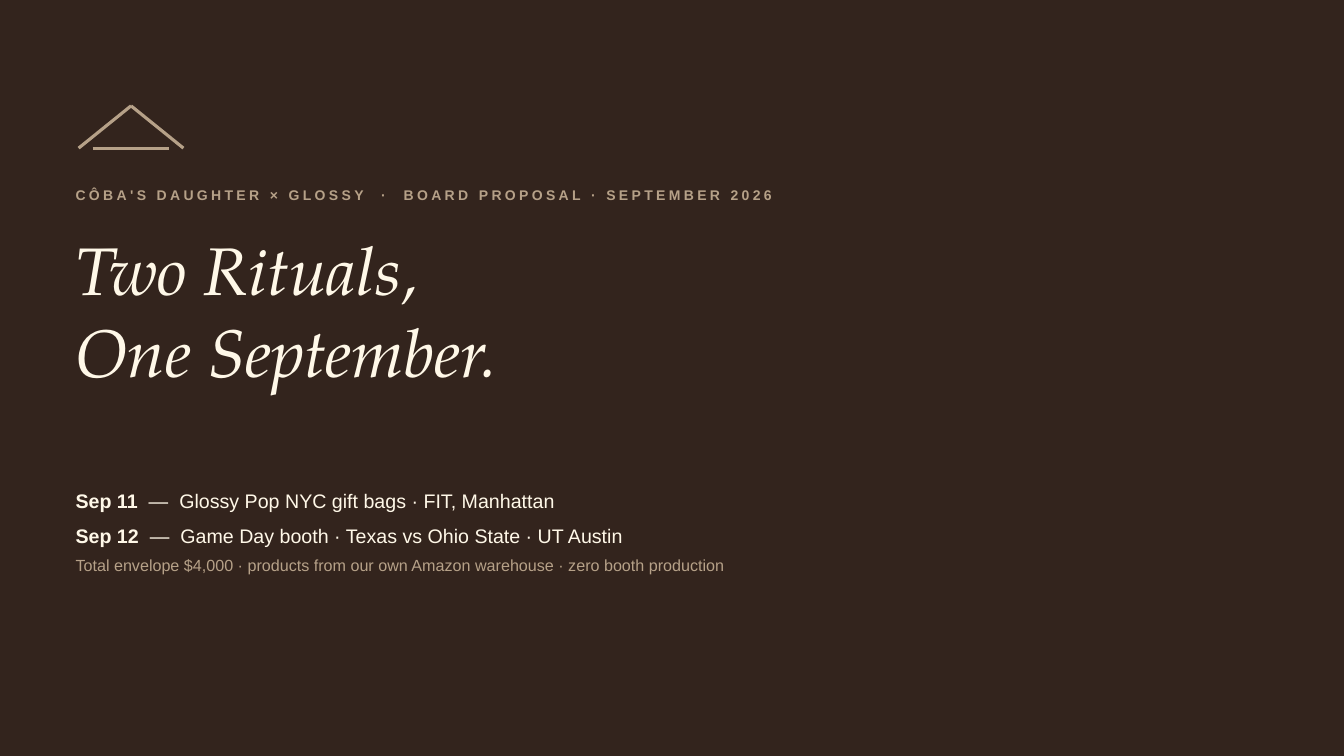
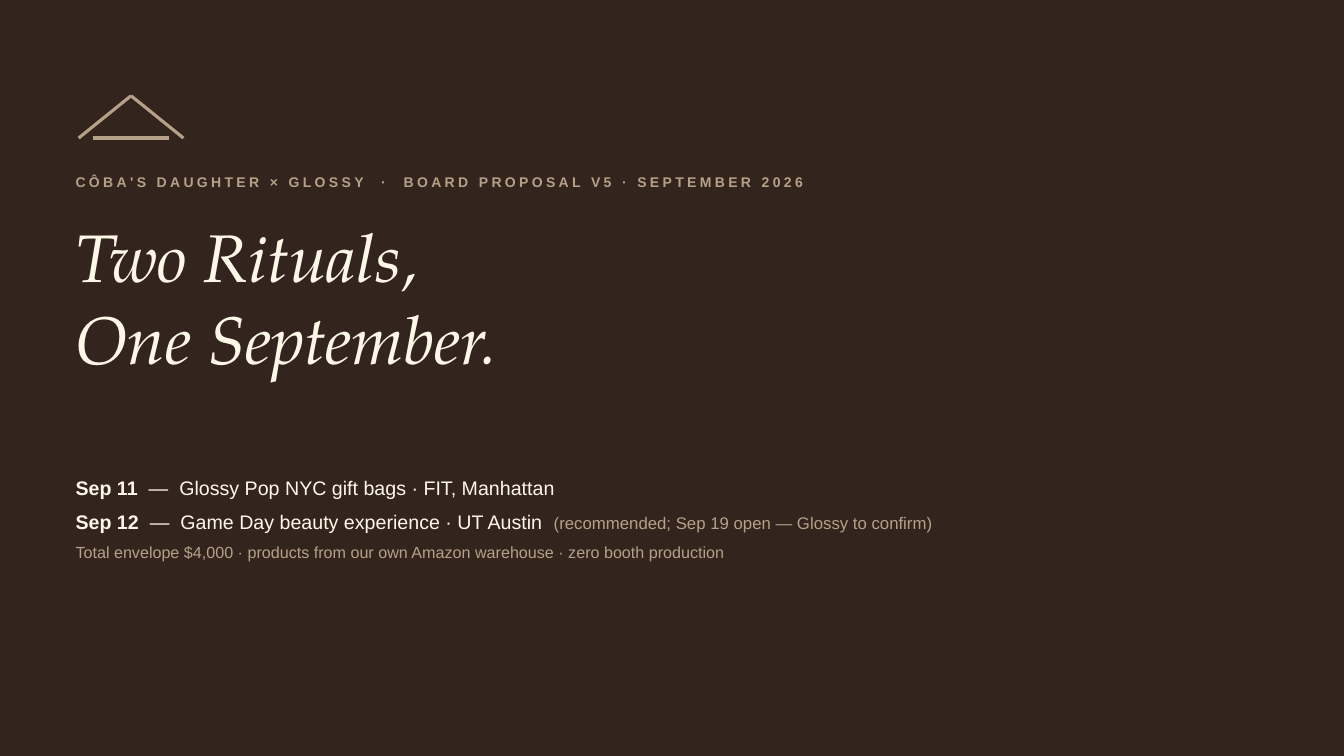
Before and after one commit to melinenguyen/cobasdaughter, a slide deck: slide 1 of glossy-gameday/glossy-september-deck.pptx. Drawn at 1344x756 pixels with LibreOffice and Linux fonts; fonts in the diff are those of the drawing. Boxes give left, top, right and bottom in pixels: in the first picture for what was removed or moved away, otherwise in the second. Text is boxed around its words. In the diff, an @@ line names an element or a change of style, - is before the commit and + after.

```diff
--- a/glossy-gameday/glossy-september-deck.pptx
+++ b/glossy-gameday/glossy-september-deck.pptx
@@ 3 lines: place and size @@
-3 lines at <box>79,106,184,148</box>
+3 lines at <box>79,96,184,138</box>
@@ text at <box>76,176,803,187</box>: text changed @@
-CÔBA'S DAUGHTER × GLOSSY · BOARD PROPOSAL · SEPTEMBER 2026
+CÔBA'S DAUGHTER × GLOSSY · BOARD PROPOSAL V5 · SEPTEMBER 2026
@@ text "Two Rituals,": place and size @@
-text "Two Rituals," at <box>76,246,497,396</box>
+text "Two Rituals," at <box>76,233,497,383</box>
@@ text "Sep 11 — Glossy Pop ...": place and size @@
-text "Sep 11 — Glossy Pop ..." at <box>76,493,724,575</box>
+text "Sep 11 — Glossy Pop ..." at <box>76,480,933,562</box>
@@ text at <box>76,514,933,533</box>: text changed; size 14 to 12 pt; text colour #FFF8E8 to #B6A188 @@
-Sep 12 — Game Day booth · Texas vs Ohio State · UT Austin
+Sep 12 — Game Day beauty experience · UT Austin (recommended; Sep 19 open — Glossy to confirm)
```
Also in this commit, not shown: 8 other slides changed, 3 slides added, 1 slide removed, 1 other file.
